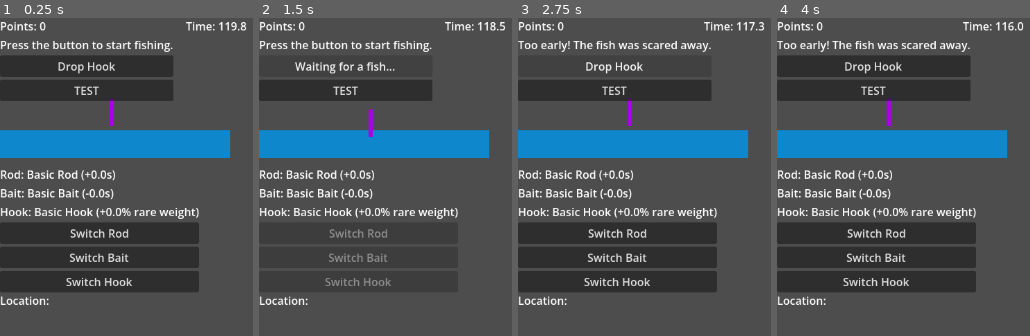
Above: before the commit, frames 1-4 (left to right).
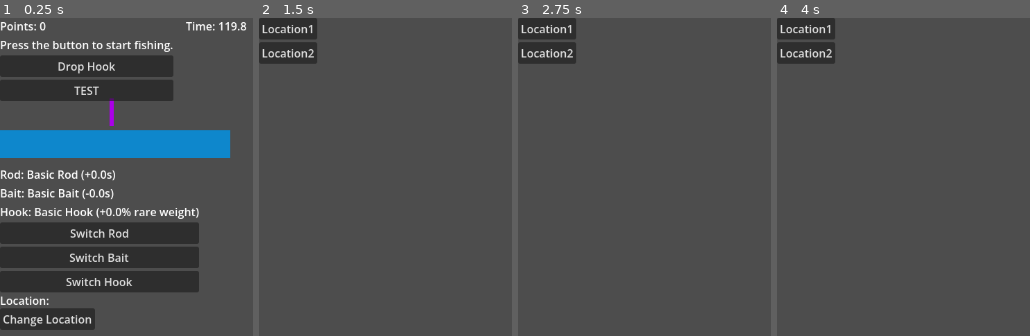
Above: after the commit, the same moments.

Repository: fehudma/godot_projects
Game: Godot game, scene res://Scenes/Main.tscn
Same seed, same stepped clock (60 frames per second), same inputs: the game is played once before the commit and once after it.
Inputs (mouse positions are in pixels of both pictures, inside the frame that each line leads up to):
- Up to frame 1 (0.25 s): no input
- Up to frame 2 (1.5 s): click (307, 320) at 0.5 s, where only the run after the commit has a clickable "Change Location"; click (345, 65) at 1.25 s, where only the run before the commit has a clickable "Drop Hook"
- Up to frame 3 (2.75 s): click (604, 65) at 2 s, where only the run before the commit has a clickable "Waiting for a fish..."
- Up to frame 4 (4 s): click (807, 27) at 2.75 s, where only the run after the commit has a clickable "Location1"; click (825, 320) at 3.5 s, where only the run after the commit has a clickable "Change Location"

The runs differ from the first frame. In frame 1, 2.2% of the frame differs, in the area x 0-38%, y 91-99%; in frame 2, 20%; in frame 3, 35%; in frame 4, 39%, in the area x 0-98%, y 0-91%.

Commit message:
added return to level select button

Diff:
--- a/Scenes/Main.tscn
+++ b/Scenes/Main.tscn
@@ -190,6 +190,13 @@
 offset_top = 396.0
 offset_right = 40.0
 offset_bottom = 419.0
+
+[node name="ChangeLocationButton" type="Button" parent="." unique_id=463601879]
+layout_mode = 0
+offset_top = 419.0
+offset_right = 8.0
+offset_bottom = 427.0
+text = "Change Location"
 
 [connection signal="pressed" from="VBoxContainer/ActionButton" to="." method="_on_action_button_pressed"]
 [connection signal="pressed" from="VBoxContainer/TestButton" to="." method="_on_test_button_pressed"]
@@ -199,3 +206,4 @@
 [connection signal="pressed" from="EquipmentContainer/SwitchRodButton" to="." method="_on_switch_rod_button_pressed"]
 [connection signal="pressed" from="EquipmentContainer/SwitchBaitButton" to="." method="_on_switch_bait_button_pressed"]
 [connection signal="pressed" from="EquipmentContainer/SwitchHookButton" to="." method="_on_switch_hook_button_pressed"]
+[connection signal="pressed" from="ChangeLocationButton" to="." method="_on_change_location_button_pressed"]
--- a/Scenes/main.gd
+++ b/Scenes/main.gd
@@ -422,6 +422,10 @@
 	equip_hook(owned_hooks[selected_hook_index])
 
 #
+func _on_change_location_button_pressed() -> void:
+	get_tree().change_scene_to_file("res://scenes/location_select.tscn")
+
+#
 func get_min_bite_wait_time() -> float:
 	return max(
 		MIN_BITE_WAIT_TIME - get_bait_wait_time_reduction(),
